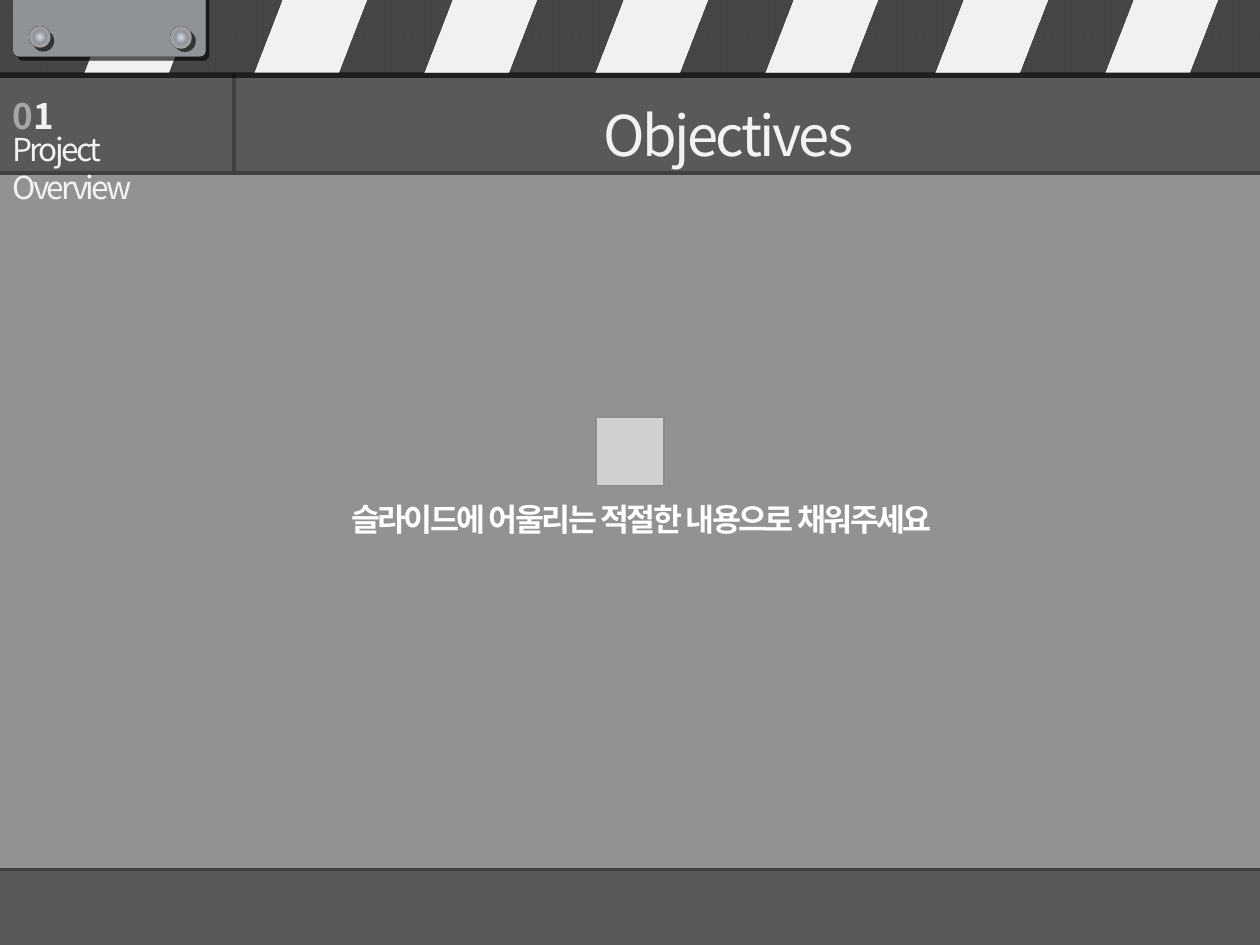
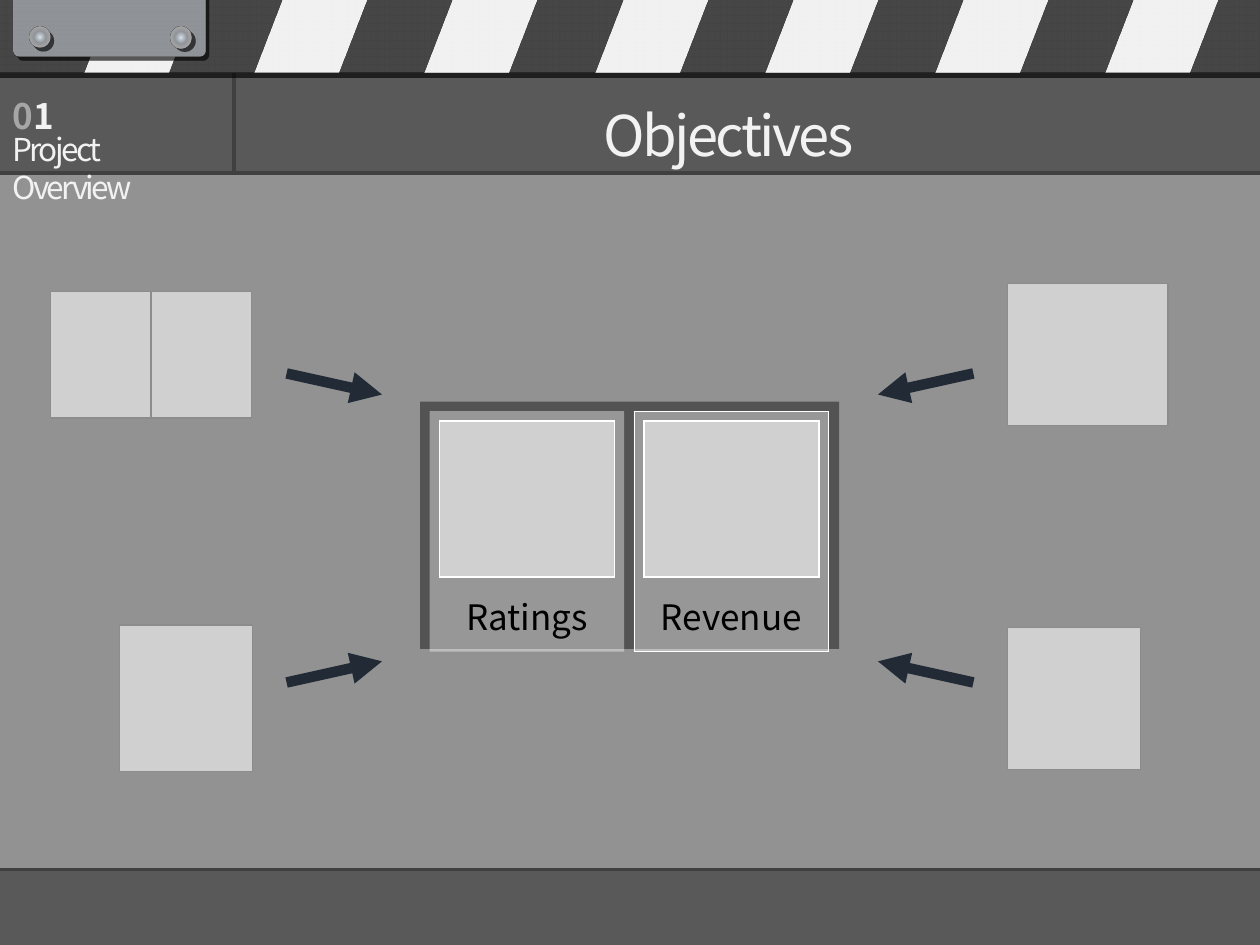
Before and after one commit to asmath472/21SRproject, a slide deck: slide 4 of R final presentation.pptx. Drawn at 1260x945 pixels with LibreOffice and Linux fonts; fonts in the diff are those of the drawing; grey boxes stand for pictures. Boxes give left, top, right and bottom in pixels: in the first picture for what was removed or moved away, otherwise in the second. Text is boxed around its words. In the diff, an @@ line names an element or a change of style, - is before the commit and + after.

```diff
--- a/R final presentation.pptx
+++ b/R final presentation.pptx
@@ picture added at <box>50,291,151,418</box> @@
@@ picture added at <box>151,291,252,418</box> @@
@@ picture added at <box>1008,284,1168,426</box> @@
@@ arrow added from (286, 373) to (382, 394), #222A35 6 pt @@
@@ arrow added from (974, 373) to (878, 394), #222A35 6 pt @@
@@ rectangle added at <box>420,402,839,649</box>, fill #525252 @@
@@ picture removed at <box>596,417,664,485</box> @@
@@ text removed at <box>351,504,931,534</box> @@
-슬라이드에 어울리는 적절한 내용으로 채워주세요
@@ picture added at <box>120,625,253,771</box> @@
@@ group added at <box>430,411,828,651</box>: 2 rectangles, 2 pictures, 2 texts @@
+Ratings
+Revenue
@@ picture added at <box>1008,627,1142,770</box> @@
@@ arrow added from (286, 683) to (382, 662), #222A35 6 pt @@
@@ arrow added from (974, 683) to (878, 662), #222A35 6 pt @@
```
Also in this commit, not shown: 4 other slides changed, 8 slides added, 2 slides removed.
